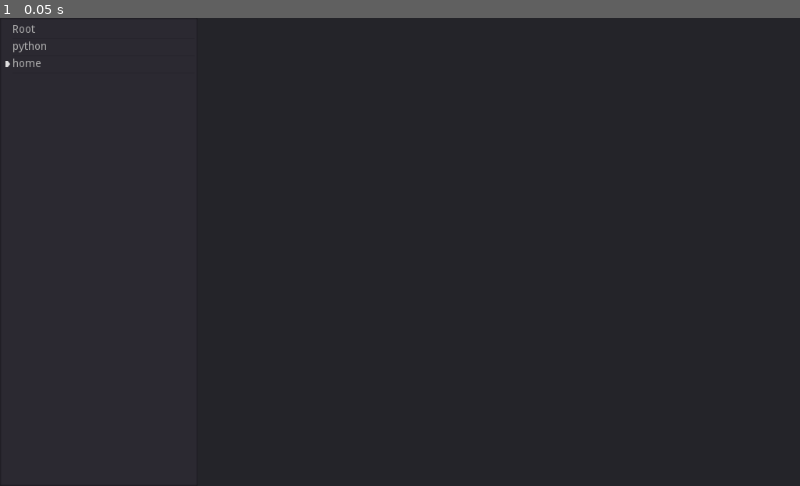
Above: before the commit, frame 1.
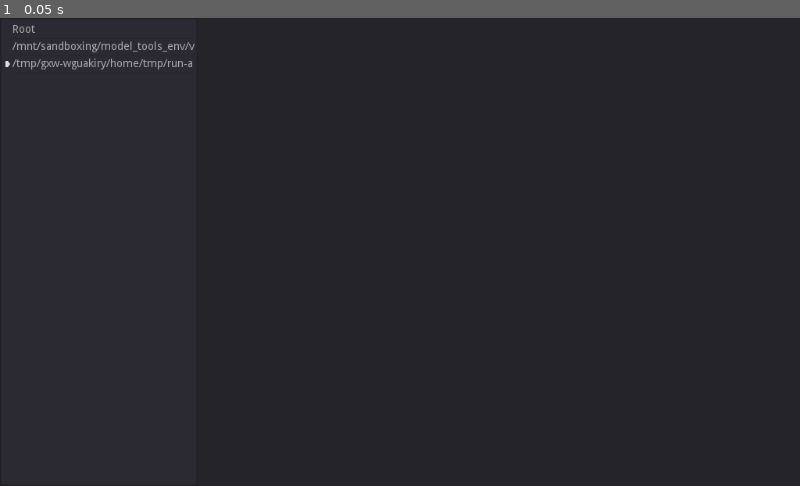
Above: after the commit, the same moment.

Repository: Koumarin/file-manager
Game: Godot game, scene res://scn/main.tscn
The game is run twice, just before and just after one commit, with the same random seed, the same clock (stepped at 60 frames per second) and the same inputs. The engine's default icon, where the game draws it, is replaced by a stand-in: a white triangle on a blue panel in a dark square.
Inputs:
- Up to frame 1 (0.05 s): no input

The runs differ from the first frame. In frame 1, 0.4% of the frame differs, in the area x 1-25%, y 4-12%.

Commit message:
fix no name and not opening directories on Windows

Diff:
--- a/project.godot
+++ b/project.godot
@@ -10,7 +10,6 @@
 
 _global_script_classes=[  ]
 _global_script_class_icons={
-
 }
 
 [application]
--- a/scn/file-tree.tscn
+++ b/scn/file-tree.tscn
@@ -18,7 +18,7 @@
 	item.set_selectable(0, false)
 
 	for i in range(directory.get_drive_count()):
-		var path := directory.get_drive(i)
+		var path := get_drive(i)
 		var subdirs: Array
 
 		item = create_item()
@@ -33,6 +33,13 @@
 			subitem.set_text(0, translate_path_name(dir))
 			subitem.set_metadata(0, dir)
 			subitem.collapsed = true
+
+func get_drive(idx: int) -> String:
+	var path := directory.get_drive(idx)
+
+	match OS.get_name():
+		'Windows': return path + '/'
+		_:         return path
 
 func get_subdirectories(path: String) -> Array:
 	var lst  := []
@@ -54,7 +61,14 @@
 	match path:
 		'/':  return 'Root'
 		home: return 'Home'
-		_:    return strip_path(path)
+		_: if directory.dir_exists(path):
+				return path.get_base_dir()
+		else:
+				return path.get_basename()
+
+func get_basepath(path: String) -> String:
+	return (path.get_base_dir() if directory.dir_exists(path)
+			else path.get_basename())
 
 func get_username() -> String:
 	if OS.has_environment('USER'):
@@ -62,18 +76,15 @@
 	else:
 		return ''
 
-func strip_path(path: String) -> String:
-	return path.right(path.rfind('/') + 1)
-
 func cascade_tree(item: TreeItem) -> String:
 	if not item.get_metadata(0):
 		return ''
 	else:
-		return cascade_tree(item.get_parent()) + '/' + item.get_metadata(0)
+		return cascade_tree(item.get_parent()) + item.get_metadata(0)
 
 func _on_item_activated() -> void:
 	var selected_node = get_selected()
-	var path = selected_node.get_metadata(0) + '/'
+	var path = selected_node.get_metadata(0)
 
 	if null == selected_node:
 		return
--- a/scn/main.tscn
+++ b/scn/main.tscn
@@ -64,6 +64,7 @@
 margin_left = 265.0
 margin_right = 1024.0
 margin_bottom = 600.0
+
 [connection signal="directory_changed" from="." to="Panel/HSplitContainer/IconContainer" method="_on_directory_changed"]
 [connection signal="directory_selected" from="Panel/HSplitContainer/FileTree" to="." method="_on_FileTree_directory_selected"]
 [connection signal="icon_opened" from="Panel/HSplitContainer/IconContainer" to="." method="_on_icon_opened"]
